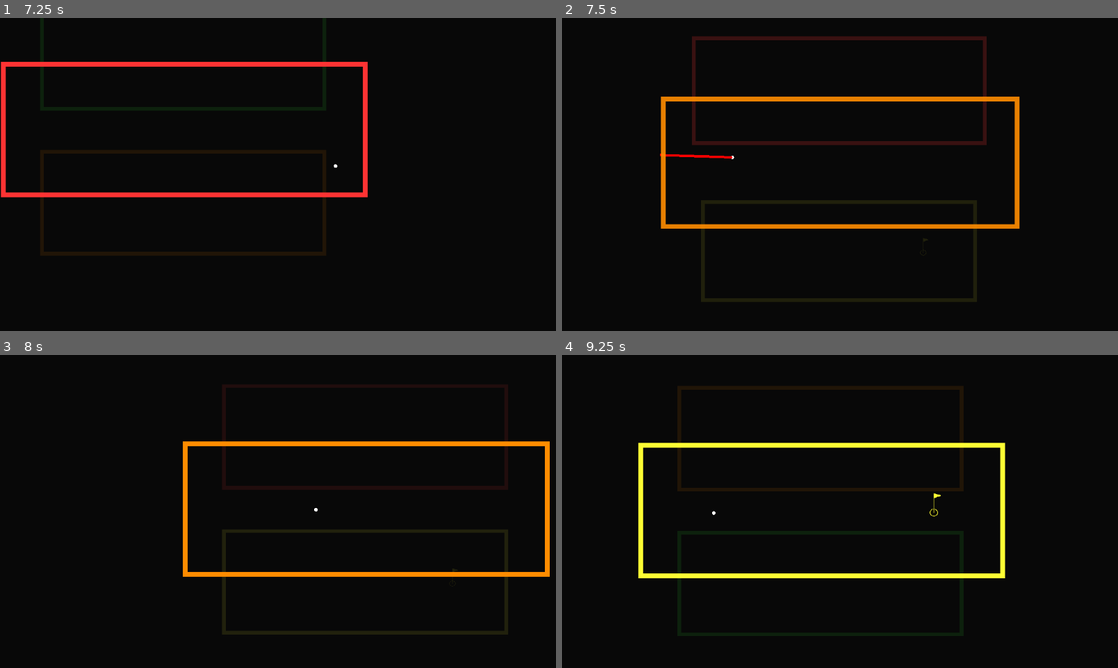
Above: before the commit, frames 1-4 (two rows, left to right).
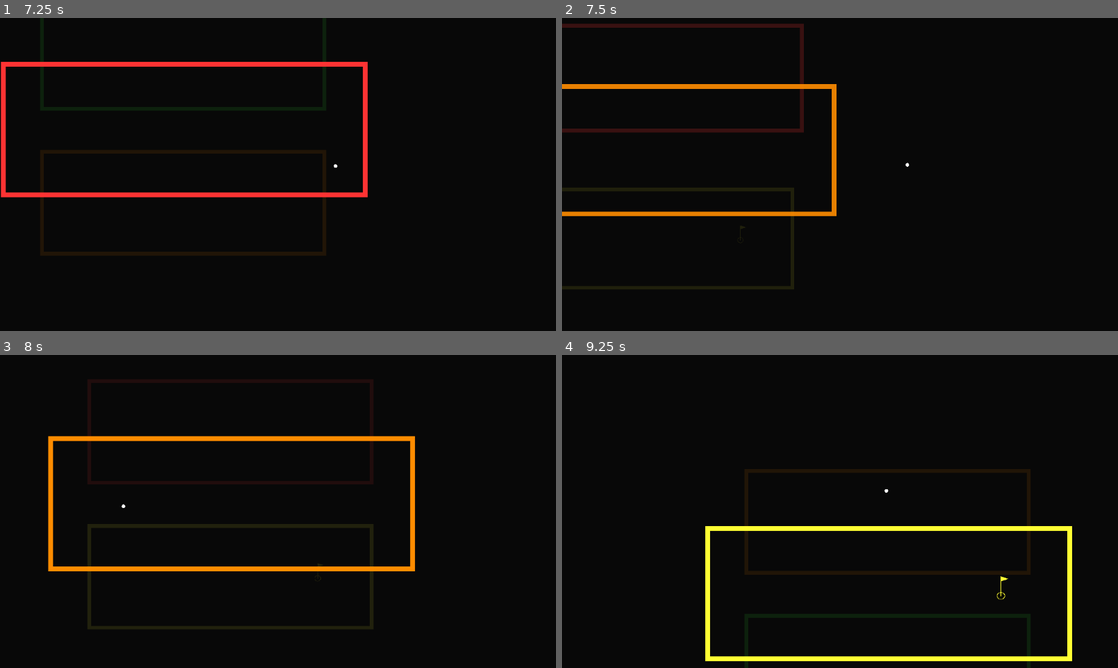
Above: after the commit, the same moments.

Repository: Renovare10/dimensional-golf
Game: Godot game, scene res://ui/MainMenu.tscn
The game is run twice, just before and just after one commit, with the same random seed, the same clock (stepped at 60 frames per second) and the same inputs.
Inputs (mouse positions are in pixels of both pictures, inside the frame that each line leads up to):
- Up to frame 1 (7.25 s): click "Play" at 0.5 s; tap Enter at 1.25 s; move the mouse to (400, 158) at 1.27 s; hold Q (switch_layer_next) 1.28-2 s; click (400, 158) at 1.42 s; drag from (166, 190) to (467, 227) at 2.02 s; move the mouse to (333, 105) at 2.77 s; hold Q (switch_layer_next) 2.78-3.5 s; click (333, 105) at 2.92 s; drag from (250, 237) to (111, 127) at 3.52 s; move the mouse to (444, 221) at 4.27 s; hold Q (switch_layer_next) 4.28-5 s; click (444, 221) at 4.42 s; drag from (111, 127) to (283, 49) at 5.02 s; move the mouse to (305, 174) at 5.77 s; hold Q (switch_layer_next) 5.78-6.5 s; click (305, 174) at 5.92 s; drag from (194, 96) to (166, 190) at 6.52 s
- Up to frame 2 (7.5 s): move the mouse to (962, 158) at 7.27 s; hold Q (switch_layer_next) from 7.28 s (still down); click (962, 158) at 7.42 s
- Up to frame 3 (8 s): keep holding Q (switch_layer_next)
- Up to frame 4 (9.25 s): release Q (switch_layer_next) at 8 s; drag from (728, 527) to (1012, 583) at 8.02 s; move the mouse to (895, 442) at 8.77 s; hold Q (switch_layer_next) from 8.78 s (still down); click (895, 442) at 8.92 s

Frame 1 is identical in both runs. In frame 2, 7.8% of the frame differs, in the area x 0-83%, y 1-68%; in frame 3, 11%, in the area x 8-99%, y 7-90%; in frame 4, 10%.

Commit message:
Add grace period to transition

Diff:
--- a/levels/dimension_manager.gd
+++ b/levels/dimension_manager.gd
@@ -14,6 +14,7 @@
 var ball: CharacterBody2D
 var check_timer: float = 0.0
 var grace_timer: float = 1.2
+var transition_grace: float = 0.0   # ← NEW: disables safe-area check during switch
 
 @onready var visualizer = $Visualizer
 @onready var safe_area = $SafeAreaGenerator
@@ -38,9 +39,16 @@
 
 func _process(delta: float) -> void:
 	grace_timer += delta
+	transition_grace -= delta
 	check_timer += delta
+
 	if check_timer > 0.1:
 		check_timer = 0.0
+
+		# Skip check entirely while transitioning
+		if transition_grace > 0.0:
+			return
+
 		if ball and grace_timer > 0.8 and not safe_area.is_ball_in_safe_area(current_index, ball):
 			ball.respawn()
 			grace_timer = 0.0
@@ -55,6 +63,7 @@
 
 func _switch_to(new_index: int) -> void:
 	current_index = new_index
+	transition_grace = transition_time + 0.1   # ← protects the entire animation
 	visualizer.animate_switch(current_index)
 	_update_ball_collision_mask()
 	dimension_changed.emit(current_index, dimension_colors[current_index % dimension_colors.size()])
